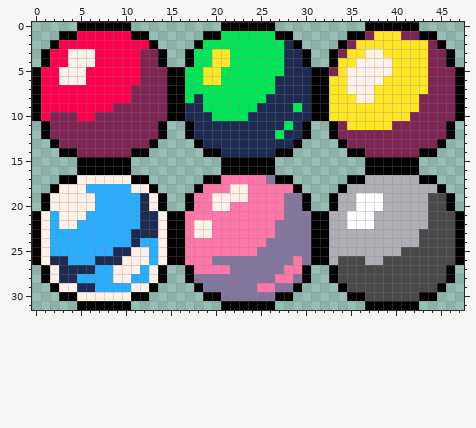
Pixel-art sprite, stored at assets/images/bubbles_sheet.png. The first picture shows the starting point.
The file is 48x32 pixels.
The same view after the edit:
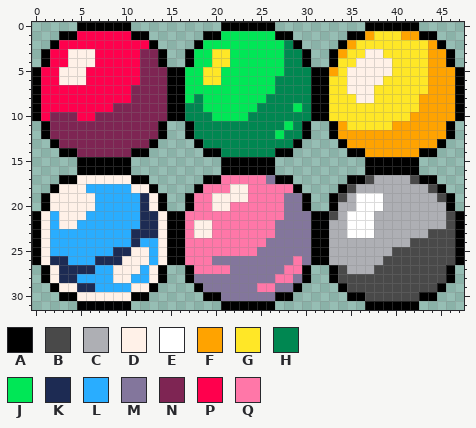
Palette (. is transparent): A #000000  B #494949  C #aeafb4  D #fff1e8  E #ffffff  F #ffa300  G #ffe727  H #008751  J #00e756  K #1d2b53  L #29adff  M #83769c  N #7e2553  P #ff004d  Q #ff77a8
Difference:
y 1: x 37 N -> F; x 41..42 NN -> FF
y 2: x 28 K -> H; x 35 N -> F; x 44 N -> F
y 3: x 28..29 KK -> HH; x 34 N -> F; x 44..45 NN -> FF
y 4: x 28..29 KK -> HH; x 44..45 NN -> FF
y 5: x 28..30 KKK -> HHH; x 33 N -> F; x 44..46 NNN -> FFF
y 6..7: x 27..30 KKKK -> HHHH; x 44..46 NNN -> FFF
y 8: x 18 K -> H; x 26..30 KKKKK -> HHHHH; x 43..46 NNNN -> FFFF
y 9: x 17..18 KK -> HH; x 25..28 KKKK -> HHHH; x 30 K -> H; x 43..46 NNNN -> FFFF
y 10: x 17..19 KKK -> HHH; x 24..30 KKKKKKK -> HHHHHHH; x 42..46 NNNNN -> FFFFF
y 11: x 18..27 KKKKKKKKKK -> HHHHHHHHHH; x 29 K -> H; x 34 N -> F; x 40..45 NNNNNN -> FFFFFF
y 12: x 18..26 KKKKKKKKK -> HHHHHHHHH; x 28..29 KK -> HH; x 34..45 NNNNNNNNNNNN -> FFFFFFFFFFFF
y 13: x 19..28 KKKKKKKKKK -> HHHHHHHHHH; x 35..44 NNNNNNNNNN -> FFFFFFFFFF
y 14: x 21..26 KKKKKK -> HHHHHH; x 37..42 NNNNNN -> FFFFFF
y 17: x 37 C -> B; x 42 C -> B
y 18: x 35 C -> B; x 44 C -> B
y 19: x 34 C -> B; x 44 B -> C
y 20: x 44..45 BB -> CC
y 21: x 33 C -> B; x 44..45 BB -> CC
y 22: x 44..45 BB -> CC
y 23: x 35..37 CCC -> EEE; x 43 B -> C
y 24: x 42 C -> B
y 25: x 40 C -> B
y 26: x 34..36 BBB -> CCC
y 27: x 35..37 BBB -> CCC
Pixel boxes of the changes (left, top, right, bottom) in both pictures:
changed: (185, 31, 455, 274)
